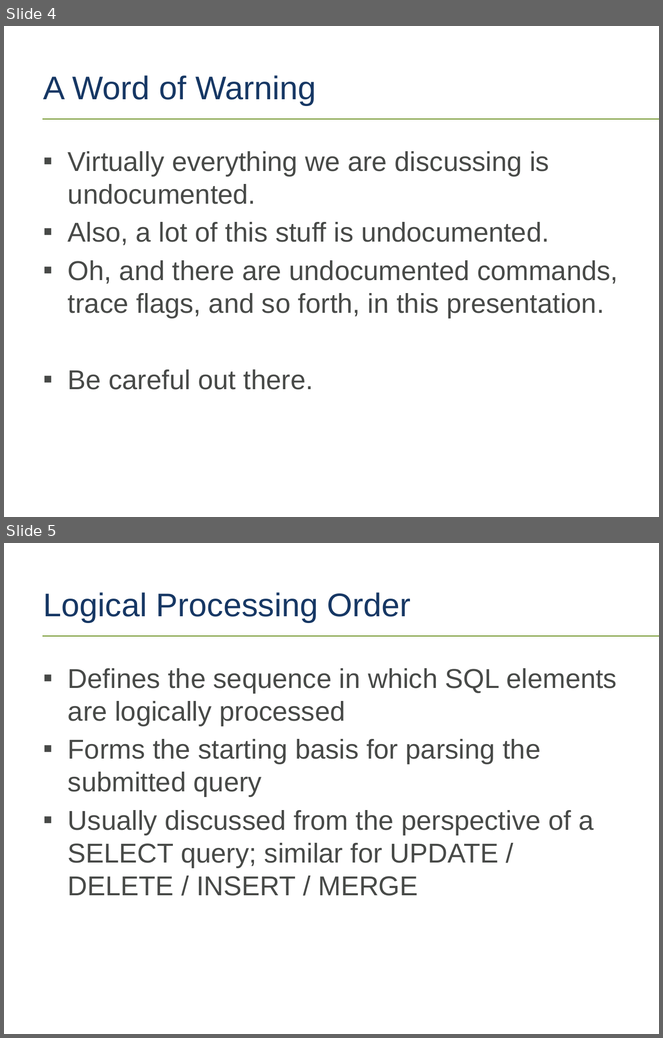
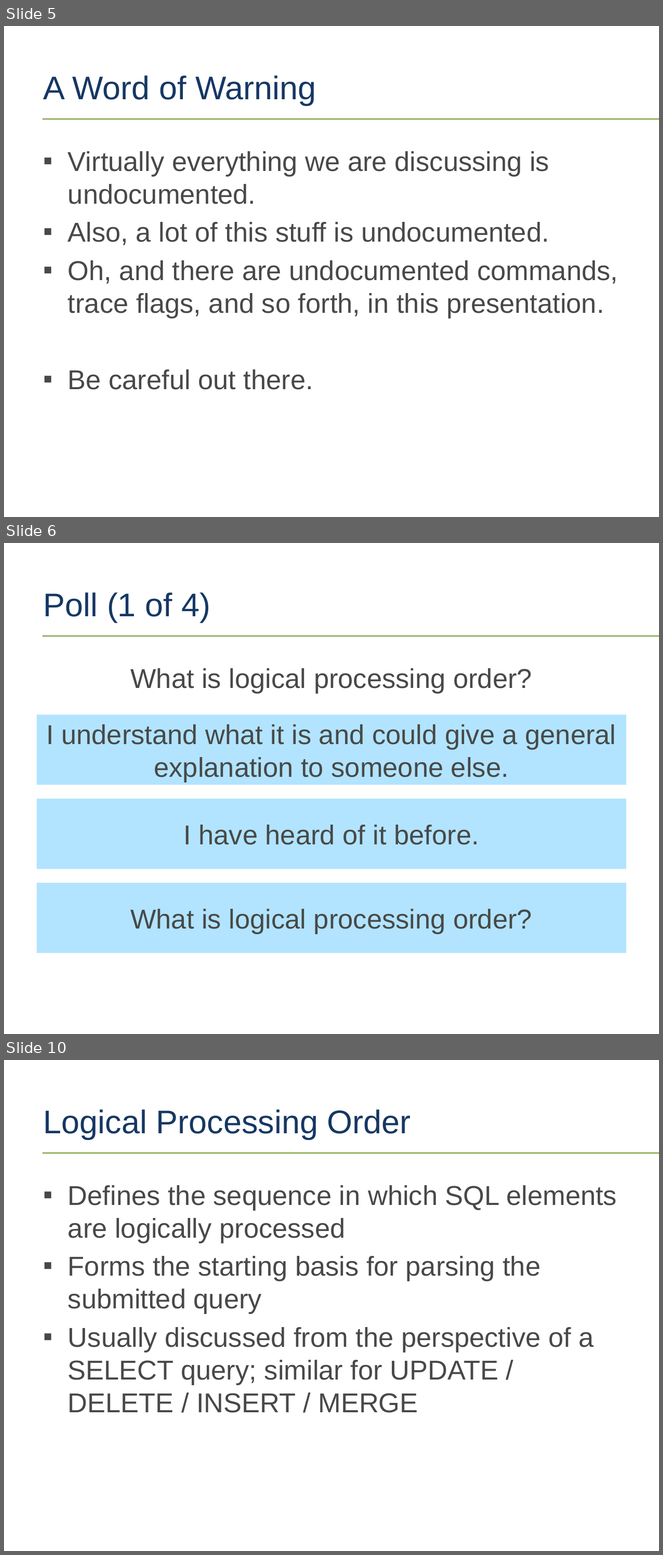
Before and after one commit to tf3604/OptimizerPresentation, a slide deck: Optimizer.pptx. Shown one above the other, each under a label of ours: slides 4 and 5 before the commit, slides 5, 6 and 10 after it; the slides between them are not shown. The pictures are 663x1038 and 663x1555 pixels, drawn with LibreOffice and Linux fonts; fonts in the diff are those of the drawing; background and template pictures are left out. Boxes give left, top, right and bottom in pixels: in the first picture for what was removed or moved away, otherwise in the second. Text is boxed around its words. In the diff, an @@ line names an element or a change of style, - is before the commit and + after.

```diff
--- a/Optimizer.pptx
+++ b/Optimizer.pptx
@@ slide 6 added at (4,543,659,1034), background #FFFFFF; not listed: 1 template element that a slide beside it also shows @@
@@ title added at (44,592,210,623), 36 pt, text #163764 @@
+Poll (1 of 4)
@@ text added at (130,668,532,694), 30 pt, text #474947 @@
+What is logical processing order?
@@ rectangle added at (37,715,626,785), fill #B2E4FF, 30 pt, text #474947 @@
+I understand what it is and could give a general explanation to someone else.
@@ rectangle added at (37,799,626,869), fill #B2E4FF, 30 pt, text #474947 @@
+I have heard of it before.
@@ rectangle added at (37,883,626,953), fill #B2E4FF, 30 pt, text #474947 @@
+What is logical processing order?
@@ what was slide 4 is now slide 5 @@
@@ what was slide 5 is now slide 10 @@
```
Also in this commit, not shown: 12 slides changed, 4 other slides added.
